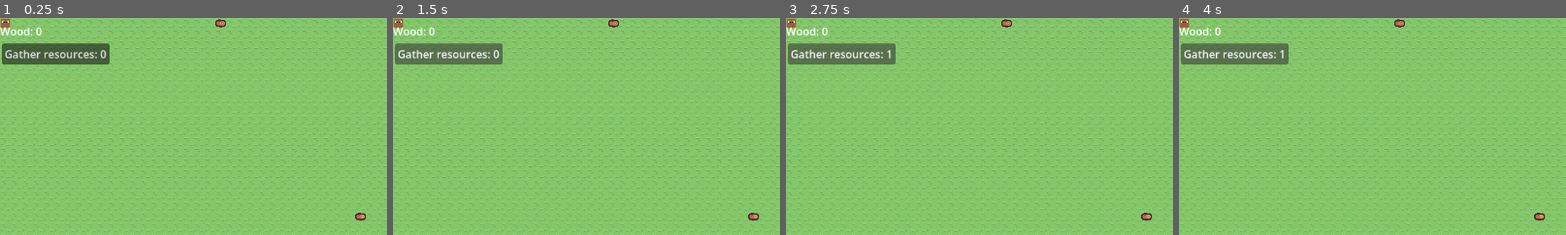
Above: before the commit, frames 1-4 (left to right).
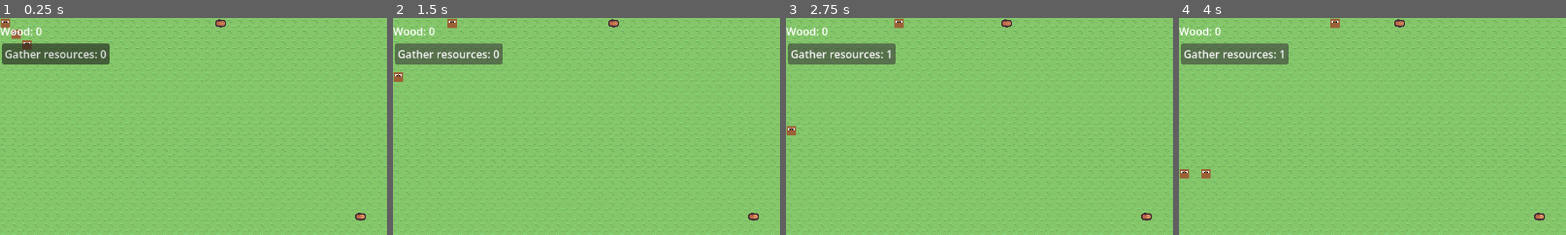
Above: after the commit, the same moments.

Repository: amandodaw/zd-prototype
Game: Godot game, scene res://scenes/world.tscn
The game is run twice, just before and just after one commit, with the same random seed, the same clock (stepped at 60 frames per second) and the same inputs.
Inputs:
- Up to frame 1 (0.25 s): no input
- Up to frame 2 (1.5 s): click "Gather resources: 0" at 0.5 s; click "Gather resources: 1" at 1.25 s
- Up to frame 3 (2.75 s): click "Gather resources: 0" at 2 s
- Up to frame 4 (4 s): click "Gather resources: 1" at 2.75 s; click "Gather resources: 0" at 3.5 s
The pictures show only the part of the screen within x 0-50%, y 0-50%; the shares and areas given below are measured in that part.

The runs differ from the first frame. In frame 1, 0.2% of the frame differs, in the area x 3-9%, y 5-15%; in frame 2, 0.3%; in frame 3, 0.3%; in frame 4, 0.4%, in the area x 0-42%, y 0-75%.

Commit message:
Añadidas funciones para ver, ir, reservar madera

Diff:
--- a/project.godot
+++ b/project.godot
@@ -43,6 +43,14 @@
 "roughness/src_normal": ""
 }
 
+[input]
+
+mouse_left={
+"deadzone": 0.2,
+"events": [Object(InputEventMouseButton,"resource_local_to_scene":false,"resource_name":"","device":-1,"window_id":0,"alt_pressed":false,"shift_pressed":false,"ctrl_pressed":false,"meta_pressed":false,"button_mask":0,"position":Vector2(0, 0),"global_position":Vector2(0, 0),"factor":1.0,"button_index":1,"canceled":false,"pressed":false,"double_click":false,"script":null)
+]
+}
+
 [physics]
 
 3d/physics_engine="Jolt Physics"
--- /dev/null
+++ b/scenes/player_camera.tscn
@@ -0,0 +1,6 @@
+[gd_scene format=3 uid="uid://drnmoapccva1l"]
+
+[ext_resource type="Script" uid="uid://f83mbssobu6r" path="res://scripts/player_camera.gd" id="1_7pa0d"]
+
+[node name="PlayerCamera" type="Camera2D" unique_id=363259123]
+script = ExtResource("1_7pa0d")
--- a/scenes/world.tscn
+++ b/scenes/world.tscn
@@ -3,6 +3,7 @@
 [ext_resource type="Script" uid="uid://caspwgjsuu14d" path="res://scripts/world.gd" id="1_4wyf3"]
 [ext_resource type="PackedScene" uid="uid://cq5aeyp6b0aqa" path="res://scenes/map.tscn" id="1_nnsk1"]
 [ext_resource type="PackedScene" uid="uid://byfc5b3nbdcdi" path="res://scenes/canvas_layer.tscn" id="3_4wyf3"]
+[ext_resource type="PackedScene" uid="uid://drnmoapccva1l" path="res://scenes/player_camera.tscn" id="4_k0juu"]
 
 [node name="World" type="Node2D" unique_id=538437442]
 script = ExtResource("1_4wyf3")
@@ -10,3 +11,5 @@
 [node name="Map" parent="." unique_id=1369909102 instance=ExtResource("1_nnsk1")]
 
 [node name="CanvasLayer" parent="." unique_id=822684192 instance=ExtResource("3_4wyf3")]
+
+[node name="PlayerCamera" parent="." unique_id=363259123 instance=ExtResource("4_k0juu")]
--- a/scripts/human.gd
+++ b/scripts/human.gd
@@ -3,15 +3,103 @@
 var target_pos : Vector2i = Vector2i.ZERO
 var grid_pos : Vector2i = Vector2i.ZERO
 
-var speed : int = 100
+var speed : float = 0.1
+var speed_cont : float = 0.0
 
-var current_job : String
+var visible_tiles : Dictionary
 
+var city_comp: CityComponent
+
+var elements_map : TileMapLayer
+
+enum jobs {
+	IDLE,
+	GATHER
+}
+
+var current_job : jobs = jobs.IDLE
 
 func move_to(dir : GridUtils.direction) -> void:
 	grid_pos += GridUtils.DIR[dir]
 	position = grid_pos * GridUtils.TILE_SIZE
 
 func _process(delta: float) -> void:
-	if Input.is_action_just_pressed("ui_accept"):
-		move_to(GridUtils.direction.LEFT)
+	#if Input.is_action_just_pressed("mouse_left"):
+		#var mouse_pos = get_global_mouse_position()
+		#target_pos = Vector2i(mouse_pos / GridUtils.TILE_SIZE)
+	#move_to_target(delta)
+	check_job()
+	match current_job:
+		jobs.IDLE:
+			pass
+		jobs.GATHER:
+			get_wood(delta)
+
+
+func move_to_target(delta: float) -> void:
+	if speed_cont<speed:
+		speed_cont += delta
+		return
+	if grid_pos == target_pos:
+		return
+	var x_diff = abs(grid_pos.x - target_pos.x)
+	var y_diff = abs(grid_pos.y - target_pos.y)
+	if x_diff>=y_diff:
+		if grid_pos.x < target_pos.x:
+			move_to(GridUtils.direction.LEFT)
+		if grid_pos.x > target_pos.x:
+			move_to(GridUtils.direction.RIGHT)
+	if y_diff>=x_diff:
+		if grid_pos.y < target_pos.y:
+			move_to(GridUtils.direction.DOWN)
+		if grid_pos.y > target_pos.y:
+			move_to(GridUtils.direction.UP)
+	speed_cont = 0
+
+func get_wood(delta: float) -> void:
+	if visible_tiles.get(target_pos) != "wood" and visible_tiles.get(target_pos) != "reserved":
+		if get_wood_tiles().is_empty():
+			print("No wood to pick HEY")
+			return
+		target_pos = get_nearest_wood()
+		visible_tiles.set(target_pos, "reserved")
+	if grid_pos == target_pos and visible_tiles.get(target_pos) == "reserved":
+		city_comp.wood_amount += 5
+		visible_tiles.erase(target_pos)
+		elements_map.erase_cell(target_pos)
+		target_pos = Vector2i(-1,-1)
+		return
+	move_to_target(delta)
+
+
+func get_nearest_wood():
+
+	var nearest_tile : Vector2i
+	var nearest_dist = 999999
+	if get_wood_tiles().is_empty():
+		return grid_pos
+	for tile in get_wood_tiles():
+
+		var dist = abs(tile.x - grid_pos.x) + abs(tile.y - grid_pos.y)
+
+		if dist < nearest_dist:
+			nearest_dist = dist
+			nearest_tile = tile
+
+	return nearest_tile
+
+func get_wood_tiles() -> Array[Vector2i] :
+
+	var wood_tiles : Array[Vector2i] = []
+
+	for tile in visible_tiles.keys():
+		if visible_tiles[tile] == "wood":
+			wood_tiles.append(tile)
+
+	return wood_tiles
+
+func check_job() -> void:
+	if city_comp.tasks["gather_resources"]:
+		current_job = jobs.GATHER
+	else:
+		current_job = jobs.IDLE
--- /dev/null
+++ b/scripts/player_camera.gd
@@ -0,0 +1,33 @@
+extends Camera2D
+
+
+
+# Configuración
+var scroll_speed := 500.0
+var border_margin := 20.0
+
+func _ready() -> void:
+	position = get_viewport_rect().size/2
+
+func _process(delta):
+	move_camera(delta)
+
+func move_camera(delta):
+	var mouse_pos = get_viewport().get_mouse_position()
+	var screen_size = get_viewport_rect().size
+	var direction = Vector2.ZERO
+
+	# Horizontal
+	if mouse_pos.x < border_margin:
+		direction.x -= 1
+	elif mouse_pos.x > screen_size.x - border_margin:
+		direction.x += 1
+
+	# Vertical
+	if mouse_pos.y < border_margin:
+		direction.y -= 1
+	elif mouse_pos.y > screen_size.y - border_margin:
+		direction.y += 1
+
+	if direction != Vector2.ZERO:
+		position += direction.normalized() * scroll_speed * delta
--- a/scripts/world.gd
+++ b/scripts/world.gd
@@ -13,7 +13,9 @@
 func _ready() -> void:
 	city_comp = CityComponent.new()
 	ui.city_comp = city_comp
-	spawn_human(Vector2.ZERO)
+	for i in range(2+1):
+
+		spawn_human(Vector2(i*GridUtils.TILE_SIZE, i*GridUtils.TILE_SIZE))
 
 func spawn_human(pos: Vector2) -> void:
 	if pos in map.entities:
@@ -22,4 +24,7 @@
 	var human = human_scene.instantiate()
 	human.position = pos
 	add_child(human)
+	human.visible_tiles = map.entities
+	human.city_comp = city_comp
+	human.elements_map = elements_map
 	map.entities[elements_map.local_to_map(pos)] = "human"
Not shown, added: scripts/player_camera.gd.uid
